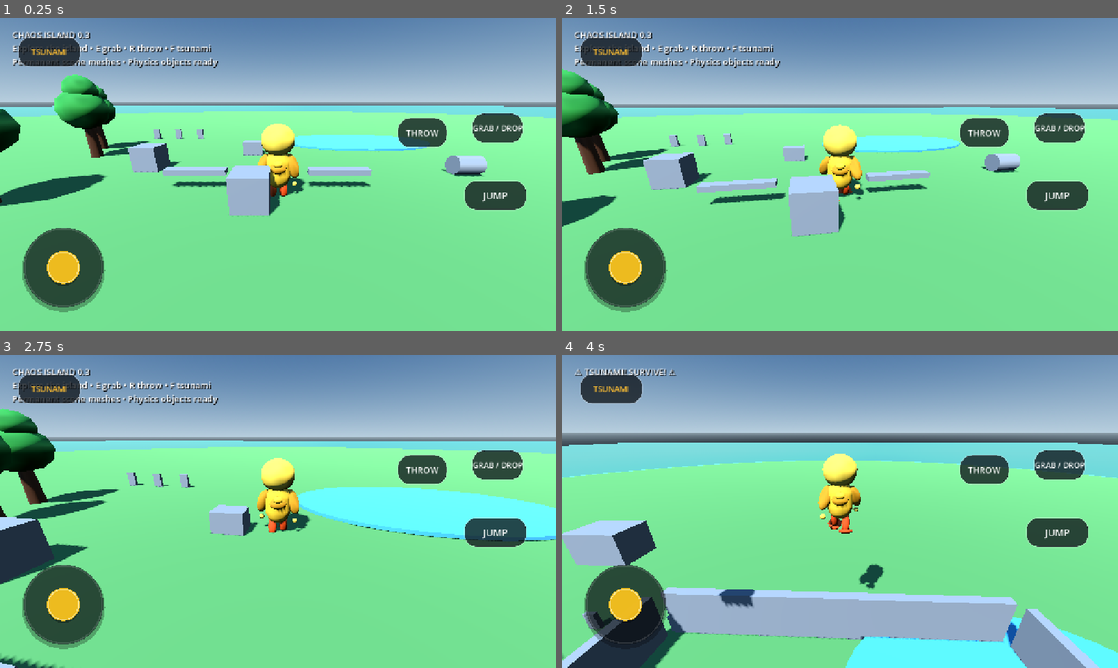
Above: before the commit, frames 1-4 (two rows, left to right).
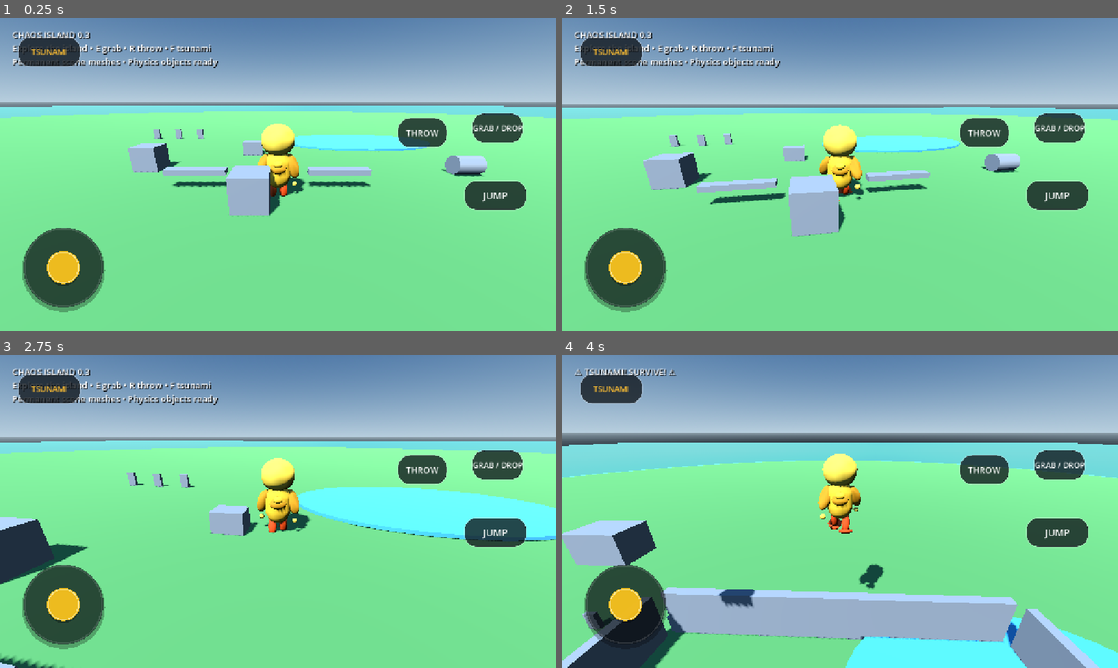
Above: after the commit, the same moments.

Repository: manojoffl-git/chaos-island-build
Game: Godot game, scene res://scenes/Main.tscn
Same seed, same stepped clock (60 frames per second), same inputs: the game is played once before the commit and once after it.
Inputs (mouse positions are in pixels of both pictures, inside the frame that each line leads up to):
- Up to frame 1 (0.25 s): no input
- Up to frame 2 (1.5 s): click "JUMP" at 0.5 s; tap Enter at 1.25 s; move the mouse to (867, 174) at 1.27 s; hold W (move_forward) from 1.28 s (still down); tap E (grab) at 1.35 s; click (867, 174) at 1.42 s
- Up to frame 3 (2.75 s): keep holding W (move_forward); tap Space (jump) at 1.52, 2.27 s; move the mouse to (250, 511) at 2.02 s; tap R (throw) at 2.1 s
- Up to frame 4 (4 s): keep holding W (move_forward); move the mouse to (851, 505) at 2.77 s; tap F at 2.85 s; move the mouse to (834, 517) at 3.52 s; tap E (grab) at 3.6 s; click (834, 517) at 3.67 s; tap Space (jump) at 3.77 s

The runs differ from the first frame. In frame 1, 3.1% of the frame differs, in the area x 0-27%, y 18-61%; in frame 2, 3.0%; in frame 3, 2.6%; in frame 4, less than 0.1%.

Commit message:
Replace tree asset with detailed stylized low-poly tree

Diff:
--- a/scenes/assets/Tree_Stylized.tscn
+++ b/scenes/assets/Tree_Stylized.tscn
@@ -1,55 +1,150 @@
-[gd_scene load_steps=7 format=3]
+[gd_scene load_steps=15 format=3]
 
 [sub_resource type="CylinderMesh" id="TrunkMesh"]
-top_radius = 0.28
-bottom_radius = 0.42
-height = 3.6
+top_radius = 0.24
+bottom_radius = 0.48
+height = 4.8
 radial_segments = 8
+rings = 3
+
+[sub_resource type="ConeMesh" id="RootMesh"]
+top_radius = 0.30
+bottom_radius = 0.72
+height = 0.9
+radial_segments = 8
+
+[sub_resource type="CylinderMesh" id="BranchMesh"]
+top_radius = 0.10
+bottom_radius = 0.18
+height = 2.0
+radial_segments = 7
 rings = 2
 
-[sub_resource type="SphereMesh" id="CanopyMesh"]
+[sub_resource type="SphereMesh" id="LeafLarge"]
 radius = 1.65
-height = 3.3
+height = 2.9
 radial_segments = 8
 rings = 5
 
-[sub_resource type="SphereMesh" id="CanopySmallMesh"]
-radius = 1.15
-height = 2.3
+[sub_resource type="SphereMesh" id="LeafMedium"]
+radius = 1.25
+height = 2.25
+radial_segments = 8
+rings = 5
+
+[sub_resource type="SphereMesh" id="LeafSmall"]
+radius = 0.95
+height = 1.75
 radial_segments = 8
 rings = 5
 
 [sub_resource type="StandardMaterial3D" id="TrunkMat"]
-albedo_color = Color(0.34, 0.2, 0.11, 1)
-roughness = 0.9
+albedo_color = Color(0.31, 0.17, 0.085, 1)
+roughness = 0.92
+
+[sub_resource type="StandardMaterial3D" id="RootMat"]
+albedo_color = Color(0.38, 0.21, 0.10, 1)
+roughness = 0.95
+
+[sub_resource type="StandardMaterial3D" id="BranchMat"]
+albedo_color = Color(0.27, 0.135, 0.065, 1)
+roughness = 0.93
+
+[sub_resource type="StandardMaterial3D" id="LeafDarkMat"]
+albedo_color = Color(0.075, 0.32, 0.12, 1)
+roughness = 0.88
 
 [sub_resource type="StandardMaterial3D" id="LeafMat"]
-albedo_color = Color(0.22, 0.58, 0.24, 1)
+albedo_color = Color(0.16, 0.52, 0.17, 1)
+roughness = 0.84
+
+[sub_resource type="StandardMaterial3D" id="LeafLightMat"]
+albedo_color = Color(0.29, 0.68, 0.20, 1)
 roughness = 0.82
 
 [sub_resource type="CapsuleShape3D" id="TreeCollision"]
-radius = 0.42
-height = 3.6
+radius = 0.48
+height = 4.8
 
 [node name="StylizedTree" type="StaticBody3D"]
+
+[node name="RootFlare" type="MeshInstance3D" parent="."]
+mesh = SubResource("RootMesh")
+material_override = SubResource("RootMat")
+position = Vector3(0, 0.45, 0)
 
 [node name="Trunk" type="MeshInstance3D" parent="."]
 mesh = SubResource("TrunkMesh")
 material_override = SubResource("TrunkMat")
-position = Vector3(0, 1.8, 0)
+position = Vector3(0, 2.7, 0)
+rotation_degrees = Vector3(0, 0, -2)
 
-[node name="CanopyLower" type="MeshInstance3D" parent="."]
-mesh = SubResource("CanopyMesh")
+[node name="BranchLeft" type="MeshInstance3D" parent="."]
+mesh = SubResource("BranchMesh")
+material_override = SubResource("BranchMat")
+position = Vector3(-0.48, 4.15, 0)
+rotation_degrees = Vector3(0, 0, -52)
+
+[node name="BranchRight" type="MeshInstance3D" parent="."]
+mesh = SubResource("BranchMesh")
+material_override = SubResource("BranchMat")
+position = Vector3(0.48, 4.35, -0.05)
+rotation_degrees = Vector3(0, 0, 50)
+
+[node name="BranchBack" type="MeshInstance3D" parent="."]
+mesh = SubResource("BranchMesh")
+material_override = SubResource("BranchMat")
+position = Vector3(0, 4.45, 0.42)
+rotation_degrees = Vector3(45, 0, 0)
+
+[node name="FoliageLower" type="MeshInstance3D" parent="."]
+mesh = SubResource("LeafLarge")
+material_override = SubResource("LeafDarkMat")
+position = Vector3(0, 4.25, 0.02)
+scale = Vector3(1.15, 0.72, 1.05)
+
+[node name="FoliageLeft" type="MeshInstance3D" parent="."]
+mesh = SubResource("LeafMedium")
 material_override = SubResource("LeafMat")
-position = Vector3(0, 3.35, 0)
-scale = Vector3(1.0, 0.82, 1.0)
+position = Vector3(-1.05, 4.75, -0.05)
+scale = Vector3(1.05, 0.82, 0.95)
 
-[node name="CanopyUpper" type="MeshInstance3D" parent="."]
-mesh = SubResource("CanopySmallMesh")
+[node name="FoliageRight" type="MeshInstance3D" parent="."]
+mesh = SubResource("LeafMedium")
 material_override = SubResource("LeafMat")
-position = Vector3(0.15, 4.55, -0.05)
-scale = Vector3(0.95, 0.85, 0.95)
+position = Vector3(1.05, 4.95, 0.02)
+scale = Vector3(1.02, 0.82, 0.94)
+
+[node name="FoliageFront" type="MeshInstance3D" parent="."]
+mesh = SubResource("LeafMedium")
+material_override = SubResource("LeafLightMat")
+position = Vector3(0.0, 5.0, -0.95)
+scale = Vector3(0.92, 0.76, 0.88)
+
+[node name="FoliageBack" type="MeshInstance3D" parent="."]
+mesh = SubResource("LeafMedium")
+material_override = SubResource("LeafMat")
+position = Vector3(-0.05, 5.05, 0.85)
+scale = Vector3(0.92, 0.78, 0.88)
+
+[node name="FoliageTop" type="MeshInstance3D" parent="."]
+mesh = SubResource("LeafSmall")
+material_override = SubResource("LeafLightMat")
+position = Vector3(0.12, 6.0, -0.02)
+scale = Vector3(1.05, 0.88, 1.02)
+
+[node name="FoliageTopLeft" type="MeshInstance3D" parent="."]
+mesh = SubResource("LeafSmall")
+material_override = SubResource("LeafMat")
+position = Vector3(-0.68, 5.75, 0.28)
+scale = Vector3(0.82, 0.82, 0.82)
+
+[node name="FoliageTopRight" type="MeshInstance3D" parent="."]
+mesh = SubResource("LeafSmall")
+material_override = SubResource("LeafLightMat")
+position = Vector3(0.72, 5.72, 0.22)
+scale = Vector3(0.78, 0.80, 0.78)
 
 [node name="Collision" type="CollisionShape3D" parent="."]
 shape = SubResource("TreeCollision")
-position = Vector3(0, 1.8, 0)
+position = Vector3(0, 2.7, 0)
